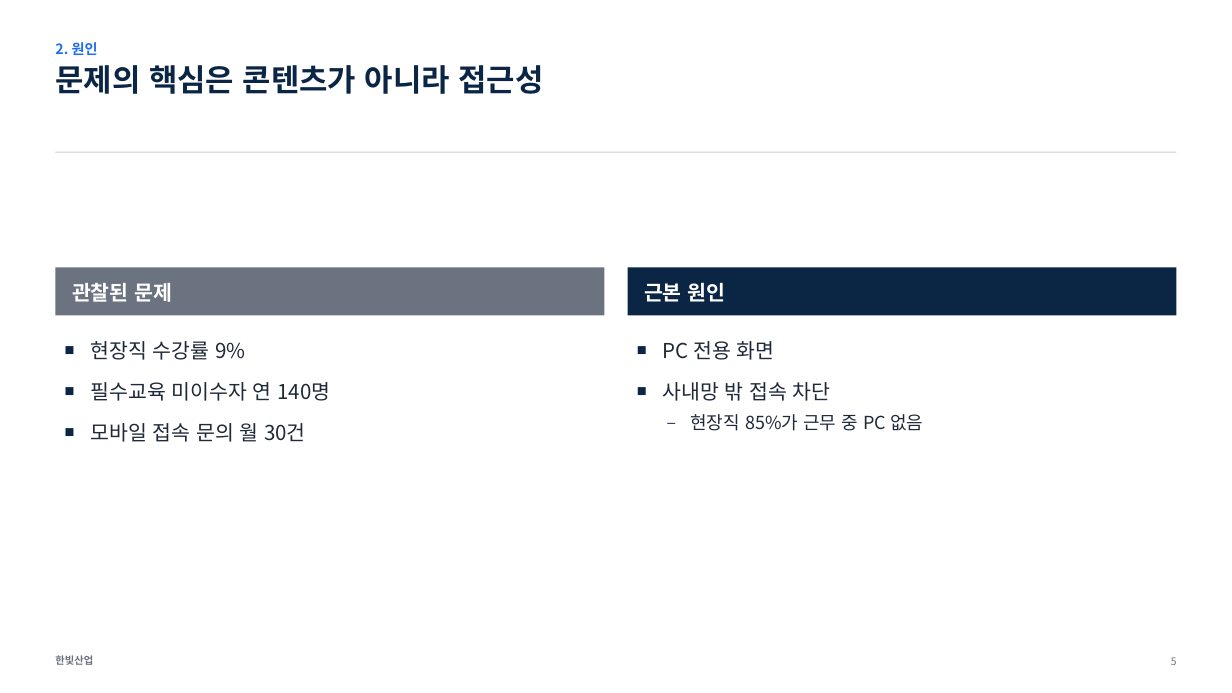
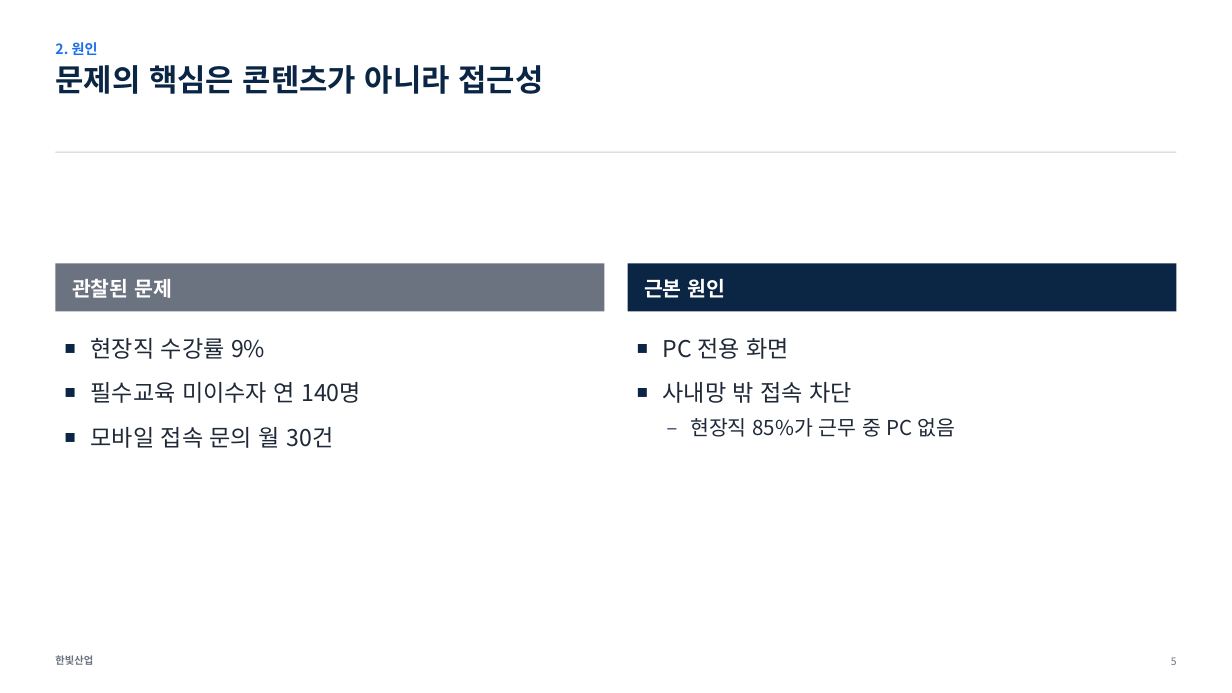
Before and after one commit to jch2100/document, a slide deck: slide 5 of examples/01-exec-report/result.pptx. Drawn at 1232x693 pixels with LibreOffice and Linux fonts; fonts in the diff are those of the drawing. Boxes give left, top, right and bottom in pixels: in the first picture for what was removed or moved away, otherwise in the second. Text is boxed around its words. In the diff, an @@ line names an element or a change of style, - is before the commit and + after.

```diff
--- a/examples/01-exec-report/result.pptx
+++ b/examples/01-exec-report/result.pptx
@@ text "관찰된 문제": place and size @@
-text "관찰된 문제" at <box>55,267,604,315</box>
+text "관찰된 문제" at <box>55,263,604,311</box>
@@ text "근본 원인": place and size @@
-text "근본 원인" at <box>628,267,1177,315</box>
+text "근본 원인" at <box>628,263,1177,311</box>
@@ text "현장직 수강률 9%" at <box>91,338,361,448</box>: size 16 to 18 pt @@
@@ text "PC 전용 화면" at <box>663,338,955,437</box>: size 16 to 18 pt in "PC 전용 화면", "사내망 밖 접속 차단"; size 14 to 16 pt in "현장직 85%가 근무 중 PC 없음" @@
```
Also in this commit, not shown: 1 other slide changed, 32 other files.
